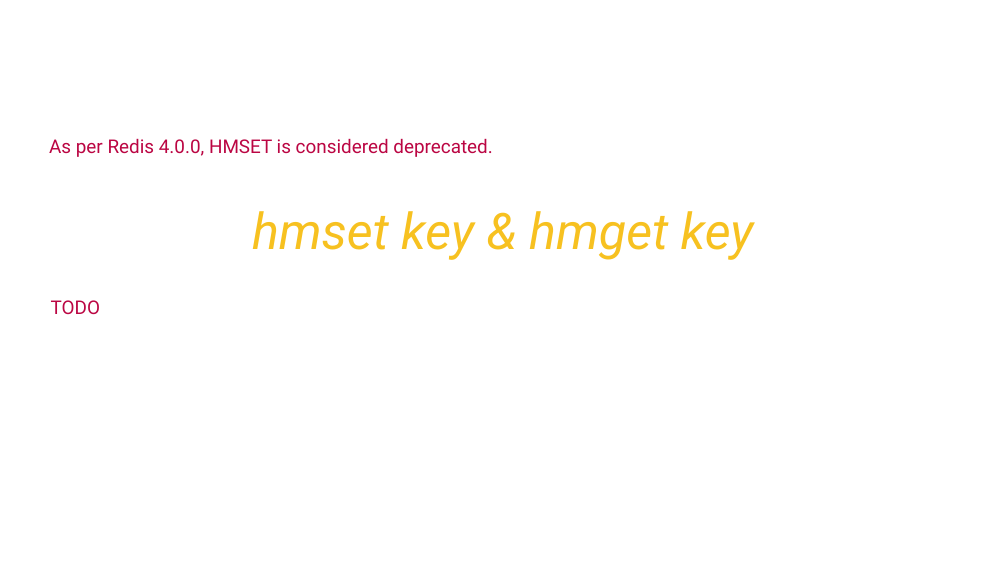
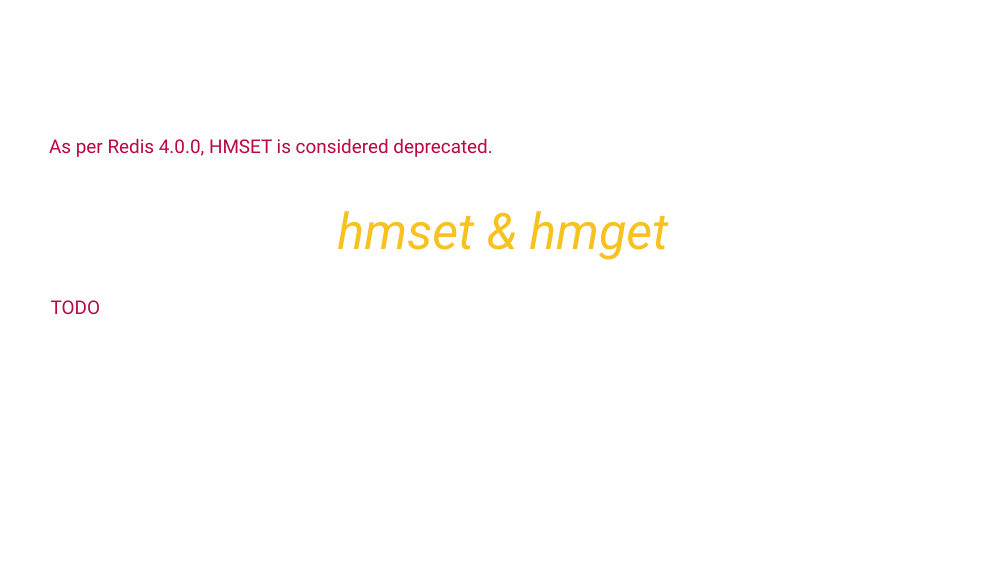
Before and after one commit to Saleel-Bagde/PPT-s, a slide deck: slide 51 of redis Ver2.pptx. Drawn at 1008x567 pixels with LibreOffice and Linux fonts; fonts in the diff are those of the drawing. Boxes give left, top, right and bottom in pixels: in the first picture for what was removed or moved away, otherwise in the second. Text is boxed around its words. In the diff, an @@ line names an element or a change of style, - is before the commit and + after.

```diff
--- a/redis Ver2.pptx
+++ b/redis Ver2.pptx
@@ text at <box>337,211,668,260</box>: text changed @@
-hmset key & hmget key
+hmset & hmget
```
Also in this commit, not shown: 36 other slides changed.
